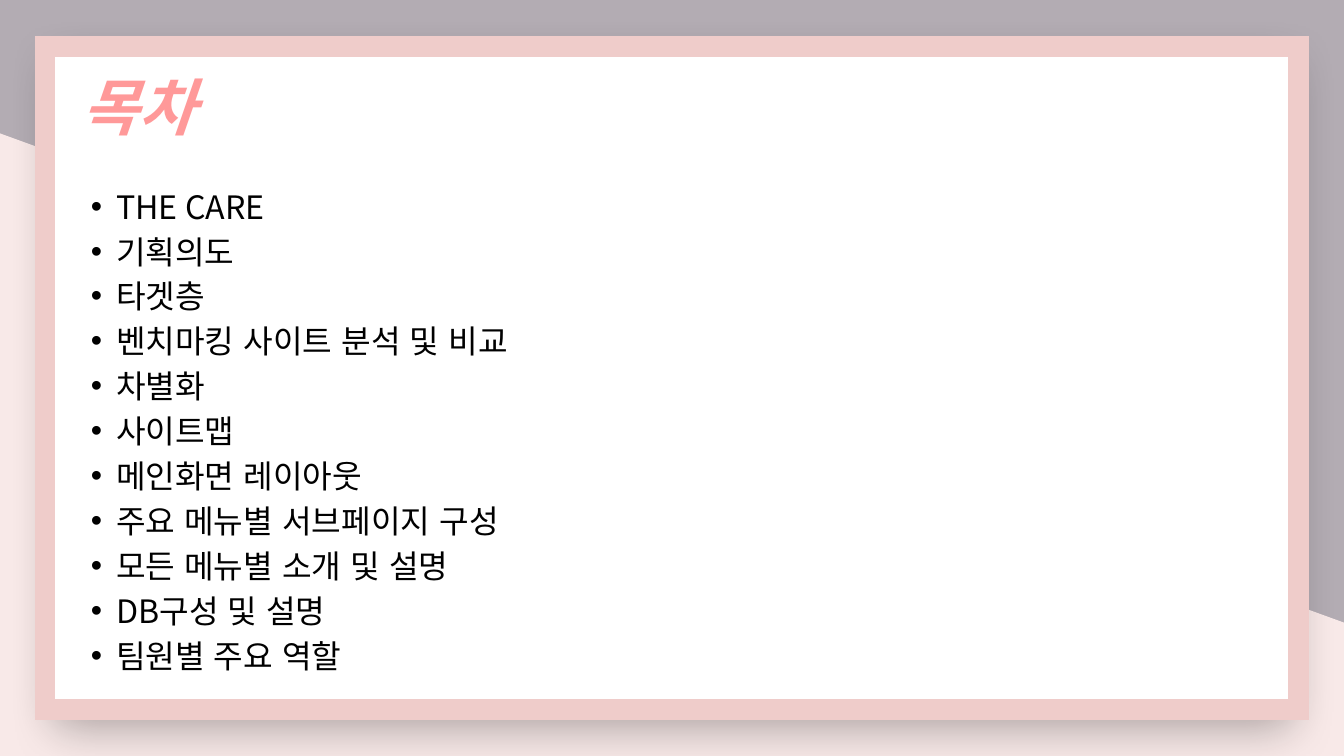
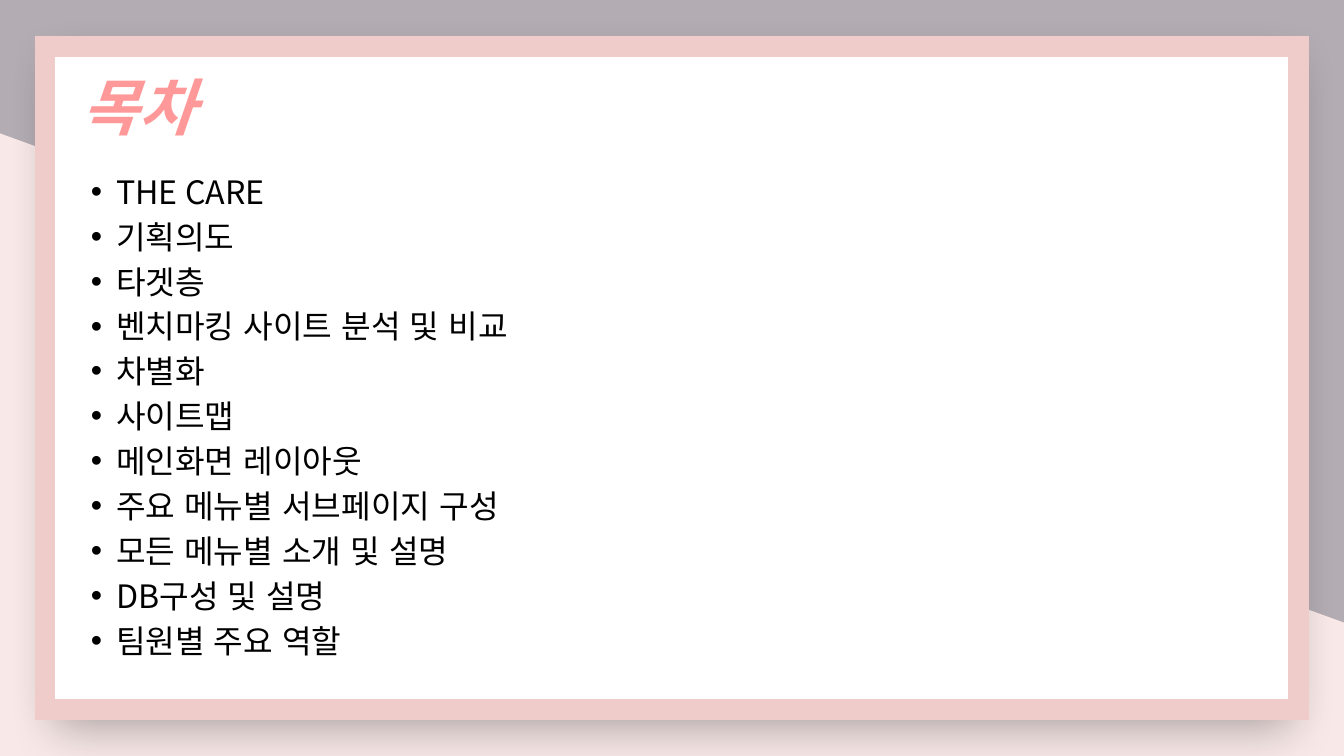
Before and after one commit to nimi2838/thecare, a slide deck: slide 2 of 졸작 기획서.pptx. Drawn at 1344x756 pixels with LibreOffice and Linux fonts; fonts in the diff are those of the drawing. Boxes give left, top, right and bottom in pixels: in the first picture for what was removed or moved away, otherwise in the second. Text is boxed around its words. In the diff, an @@ line names an element or a change of style, - is before the commit and + after.

```diff
--- a/졸작 기획서.pptx
+++ b/졸작 기획서.pptx
@@ text "THE CARE": place and size @@
-text "THE CARE" at [116,195,508,671]
+text "THE CARE" at [116,180,508,656]
```
Also in this commit, not shown: 4 other slides changed, 17 other files.
